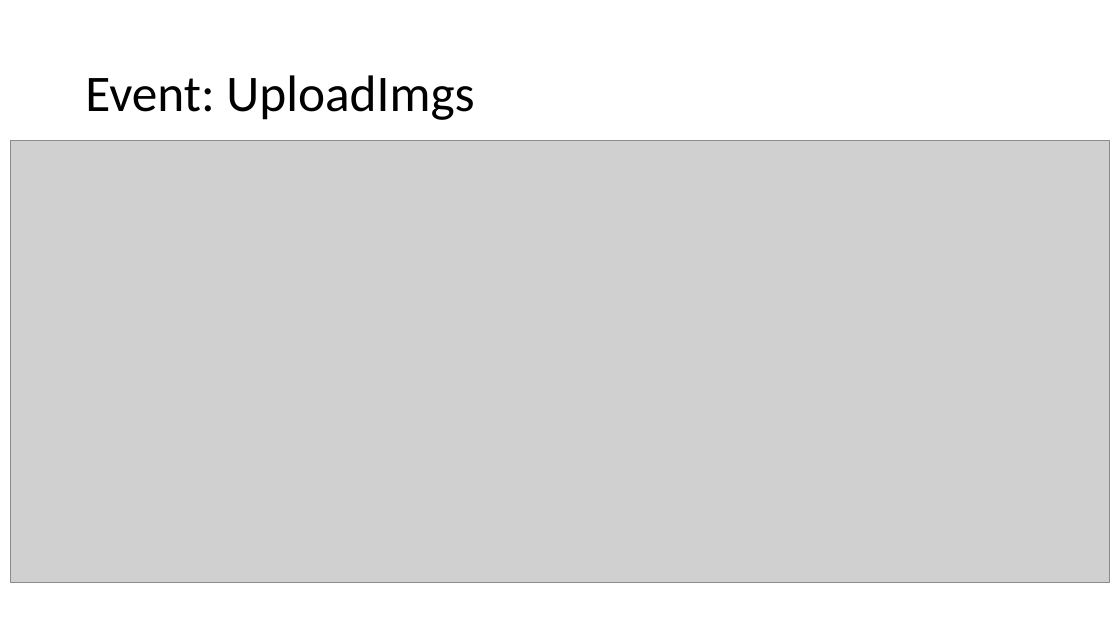
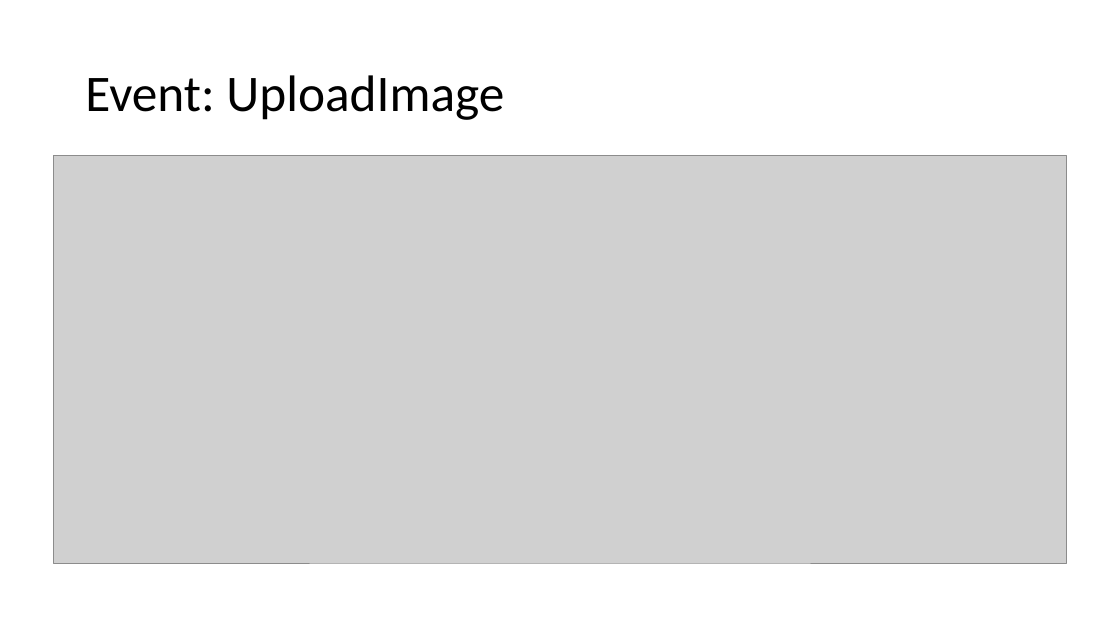
Before and after one commit to pontig/TIW_project, a slide deck: slide 17 of PureHTML/doc/Esercizio 3 – HTML Pure Version.pptx. Drawn at 1120x630 pixels with LibreOffice and Linux fonts; fonts in the diff are those of the drawing; grey boxes stand for pictures. Boxes give left, top, right and bottom in pixels: in the first picture for what was removed or moved away, otherwise in the second. Text is boxed around its words. In the diff, an @@ line names an element or a change of style, - is before the commit and + after.

```diff
--- a/PureHTML/doc/Esercizio 3 – HTML Pure Version.pptx
+++ b/PureHTML/doc/Esercizio 3 – HTML Pure Version.pptx
@@ title at box(85, 75, 504, 120): text changed @@
-Event: UploadImgs
+Event: UploadImage
@@ picture: place and size @@
-picture at box(10, 140, 1109, 583)
+picture at box(54, 155, 1067, 563)
```
Also in this commit, not shown: 5 other slides changed, 1 other file.
